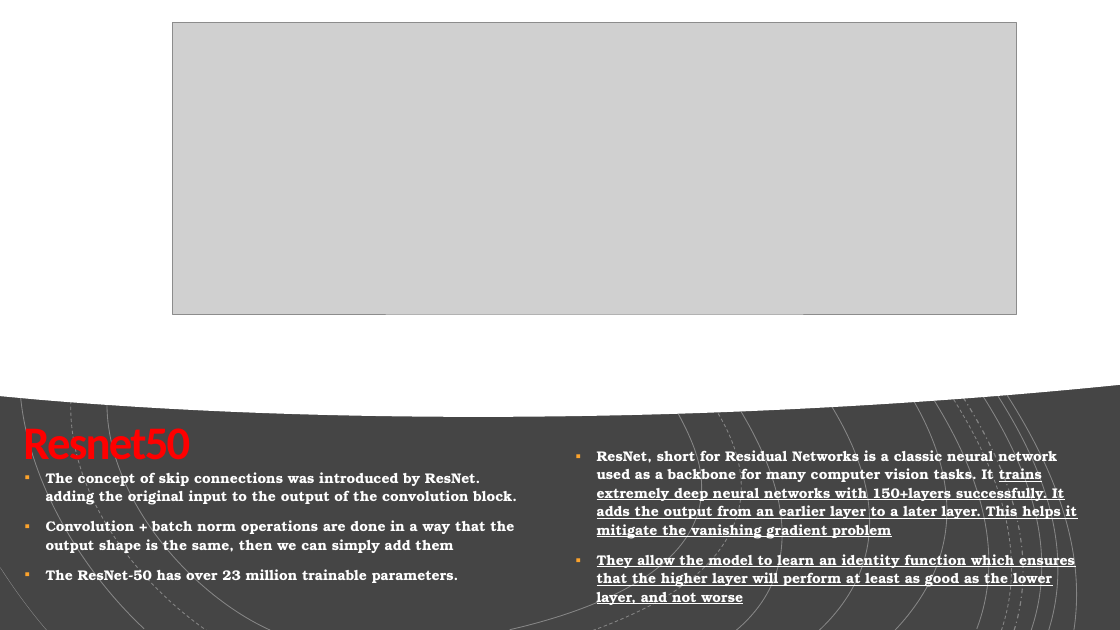
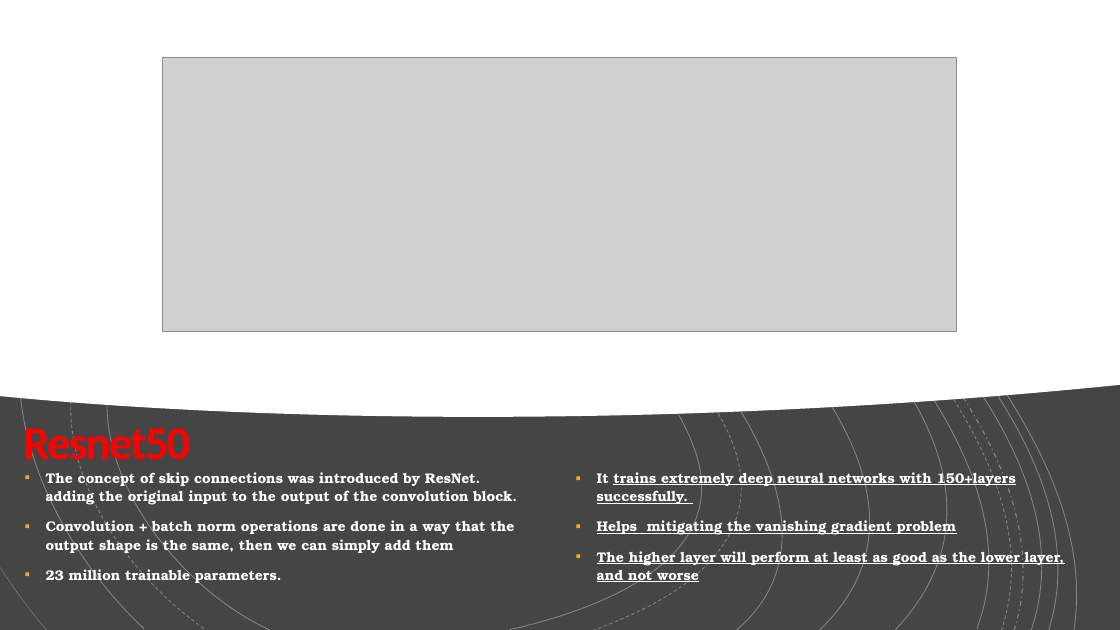
Before and after one commit to Kaoutar-Nahli/Early-Fire-Detection, a slide deck: slide 10 of deep-learning-fire-detection.pptx. Drawn at 1120x630 pixels with LibreOffice and Linux fonts; fonts in the diff are those of the drawing; grey boxes stand for pictures. Boxes give left, top, right and bottom in pixels: in the first picture for what was removed or moved away, otherwise in the second. Text is boxed around its words. In the diff, an @@ line names an element or a change of style, - is before the commit and + after.

Commit message:
presentation completed, too much text

```diff
--- a/deep-learning-fire-detection.pptx
+++ b/deep-learning-fire-detection.pptx
@@ picture: place and size @@
-picture at [172, 23, 1017, 314]
+picture at [162, 58, 956, 332]
@@ text at [597, 469, 1064, 584]: text changed @@
-▪ ResNet, short for Residual Networks is a classic neural network used as a backbone for many computer vision tasks. It trains extremely deep neural networks with 150+layers successfully. It adds the output from an earlier layer to a later layer. This helps it mitigate the vanishing gradient problem
-▪ They allow the model to learn an identity function which ensures that the higher layer will perform at least as good as the lower layer, and not worse
+▪ It trains extremely deep neural networks with 150+layers successfully.
+▪ Helps mitigating the vanishing gradient problem
+▪ The higher layer will perform at least as good as the lower layer, and not worse
@@ text at [46, 566, 282, 584]: text changed @@
-▪ The ResNet-50 has over 23 million trainable parameters.
+▪ 23 million trainable parameters.
```
Also in this commit, not shown: 11 other slides changed, 8 slides added, 7 slides removed.
